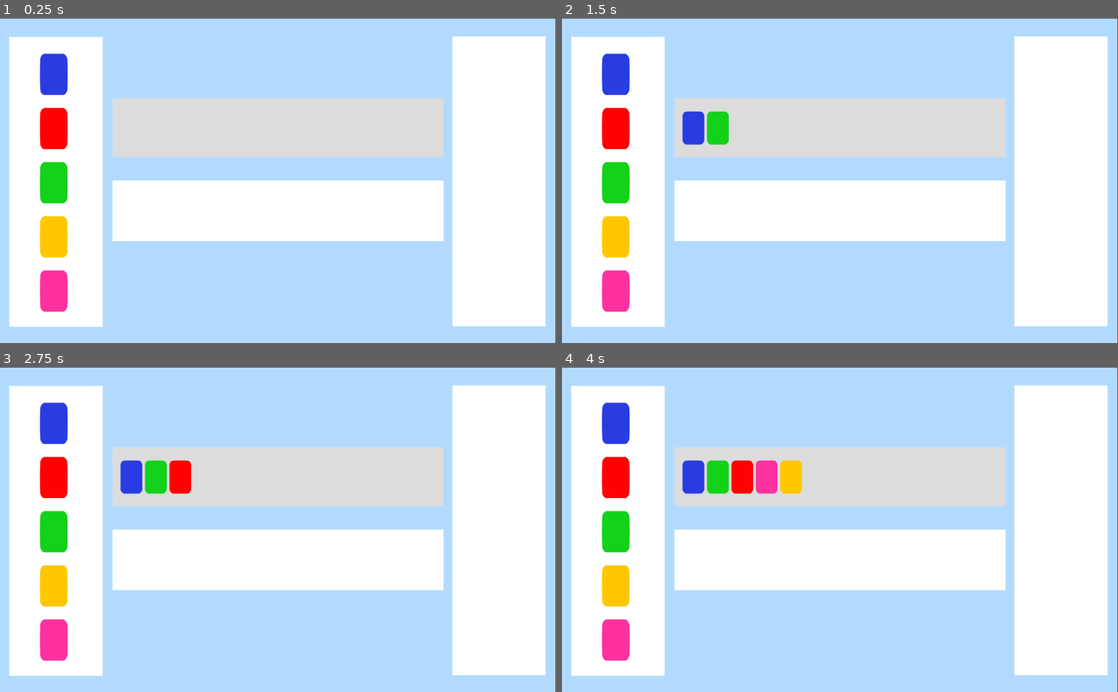
Above: before the commit, frames 1-4 (two rows, left to right).
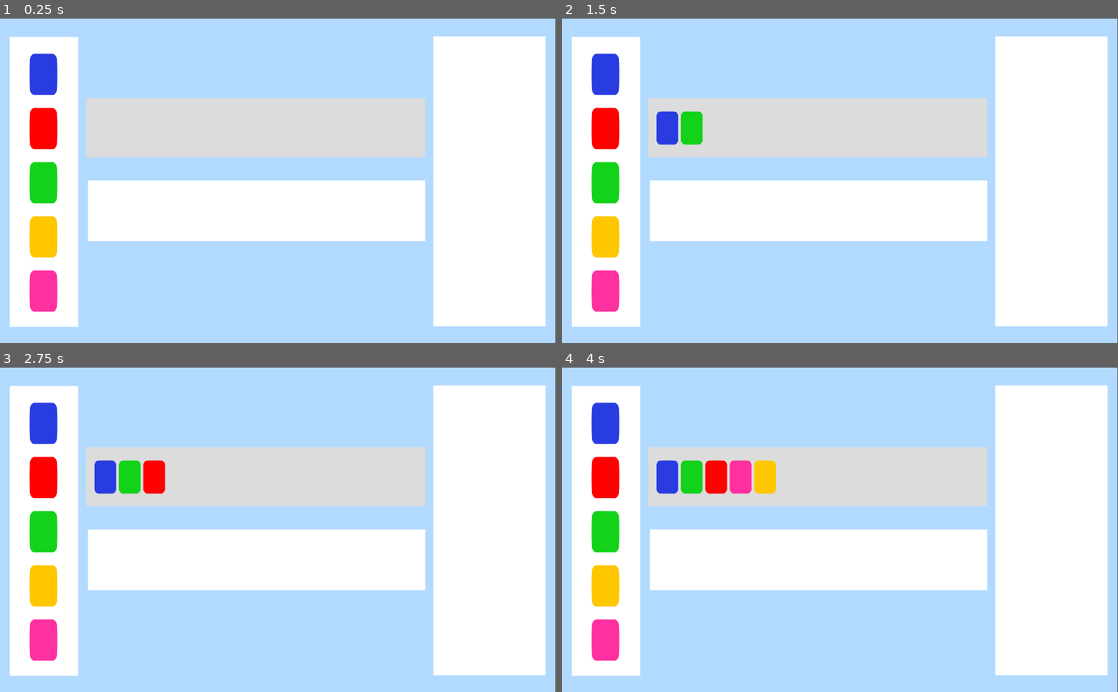
Above: after the commit, the same moments.

Repository: Pertatis/ProjetDomino
Game: Godot game, scene res://Scenes/Main.tscn
The game is run twice, just before and just after one commit, with the same random seed, the same clock (stepped at 60 frames per second) and the same inputs.
Inputs (mouse positions are in pixels of both pictures, inside the frame that each line leads up to):
- Up to frame 1 (0.25 s): no input
- Up to frame 2 (1.5 s): tap Enter at 0.5 s; move the mouse to (617, 73) at 0.52 s; click (617, 73) at 0.67 s; tap Space at 1.25 s; move the mouse to (617, 183) at 1.27 s; click (617, 183) at 1.42 s
- Up to frame 3 (2.75 s): tap Enter at 2 s; move the mouse to (55, 477) at 2.02 s; click (55, 477) at 2.17 s
- Up to frame 4 (4 s): tap Space at 2.75 s; move the mouse to (617, 640) at 2.77 s; click (617, 640) at 2.92 s; tap Enter at 3.5 s; move the mouse to (617, 584) at 3.52 s; click (617, 584) at 3.67 s

The runs differ from the first frame. In frame 1, 10% of the frame differs, in the area x 1-82%, y 5-96%; in frame 2, 11%; in frame 3, 11%; in frame 4, 12%.

Commit message:
narrowed palette

Diff:
--- a/Scenes/Main.tscn
+++ b/Scenes/Main.tscn
@@ -27,9 +27,9 @@
 
 [node name="PanelObjectif" type="ColorRect" parent="PanelFond"]
 unique_name_in_owner = true
-margin_left = 110.0
+margin_left = 65.0
 margin_top = 185.0
-margin_right = 720.0
+margin_right = 686.0
 margin_bottom = 297.0
 rect_pivot_offset = Vector2( 172, 41 )
 mouse_filter = 1
@@ -39,44 +39,44 @@
 position = Vector2( 35, 55 )
 
 [node name="PanelRegles" type="ColorRect" parent="PanelFond"]
-margin_left = 736.0
+margin_left = 701.0
 margin_top = -81.0
 margin_right = 908.0
 margin_bottom = 454.0
 rect_pivot_offset = Vector2( 68, 439 )
 
 [node name="PanelPalette" type="ColorRect" parent="PanelFond"]
-margin_left = -80.0
+margin_left = -79.0
 margin_top = -80.0
-margin_right = 92.0
+margin_right = 47.0
 margin_bottom = 455.0
 mouse_filter = 2
 
 [node name="DominoPaletteBleu" parent="PanelFond/PanelPalette" instance=ExtResource( 4 )]
-position = Vector2( 82, 69 )
+position = Vector2( 62, 69 )
 scale = Vector2( 1, 1 )
 
 [node name="DominoPaletteVert" parent="PanelFond/PanelPalette" instance=ExtResource( 1 )]
-position = Vector2( 82, 269 )
+position = Vector2( 62, 269 )
 scale = Vector2( 1, 1 )
 
 [node name="DominoPaletteRouge" parent="PanelFond/PanelPalette" instance=ExtResource( 3 )]
-position = Vector2( 82, 169 )
+position = Vector2( 62, 169 )
 scale = Vector2( 1, 1 )
 
 [node name="DominoPaletteRose" parent="PanelFond/PanelPalette" instance=ExtResource( 5 )]
-position = Vector2( 82, 469 )
+position = Vector2( 62, 469 )
 scale = Vector2( 1, 1 )
 
 [node name="DominoPaletteJaune" parent="PanelFond/PanelPalette" instance=ExtResource( 2 )]
-position = Vector2( 82, 369 )
+position = Vector2( 62, 369 )
 scale = Vector2( 1, 1 )
 
 [node name="PanelBase" type="ColorRect" parent="PanelFond"]
 unique_name_in_owner = true
-margin_left = 110.0
+margin_left = 62.0
 margin_top = 33.0
-margin_right = 720.0
+margin_right = 686.0
 margin_bottom = 142.0
 rect_pivot_offset = Vector2( 172, 41 )
 mouse_filter = 1
